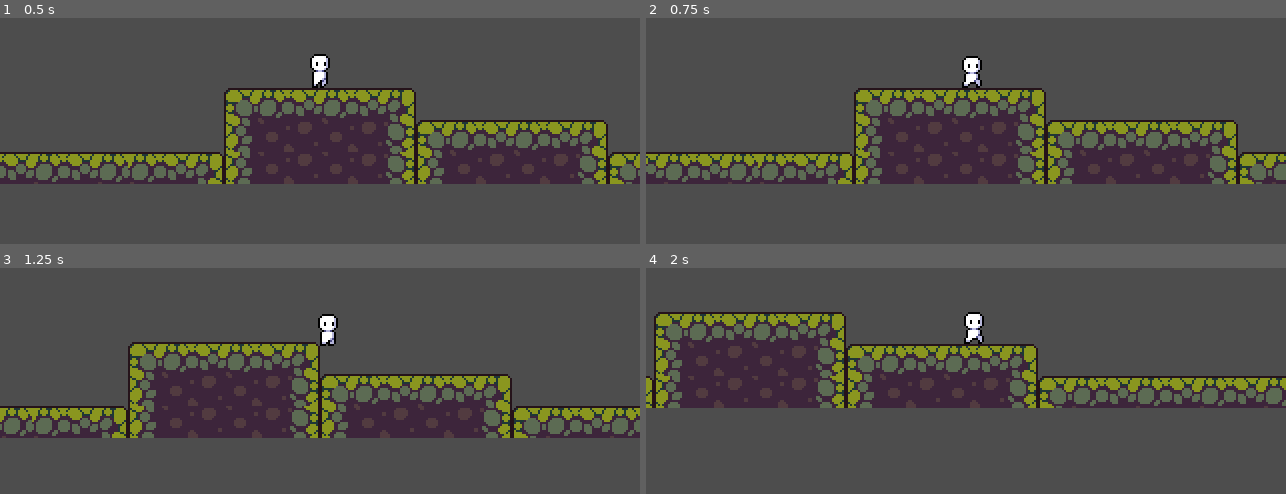
Above: before the commit, frames 1-4 (two rows, left to right).
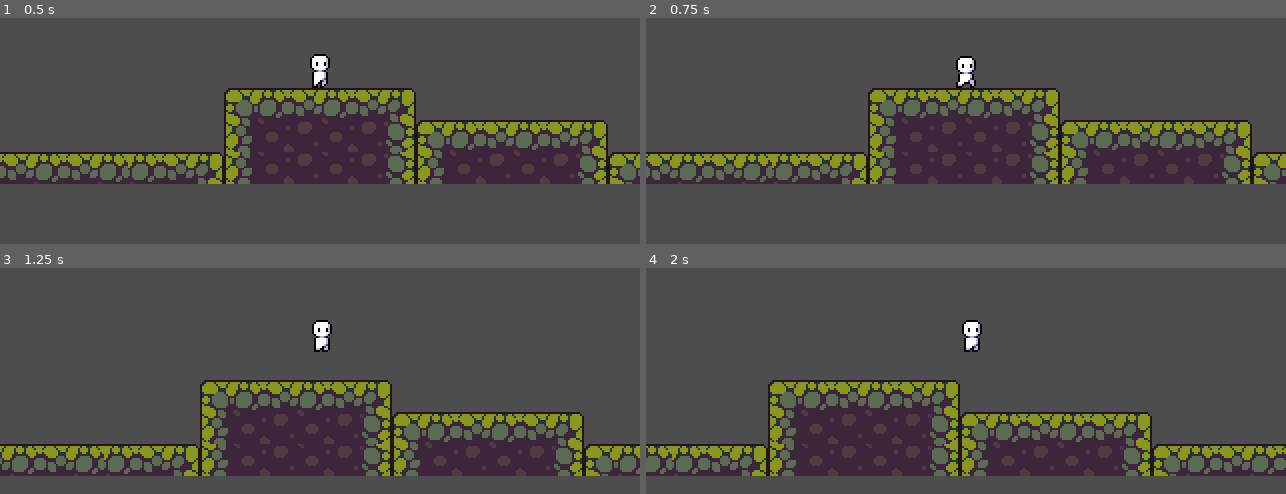
Above: after the commit, the same moments.

Repository: Loltaku/jump
Game: Godot game, scene res://scene/game.tscn
Two runs of this game, one before a commit and one after it. Both use one fixed random seed, a clock stepped at 60 frames per second and the inputs below.
Inputs:
- Up to frame 1 (0.5 s): no input
- Up to frame 2 (0.75 s): tap Enter at 0.5 s; hold Right (move_right) from 0.53 s (still down)
- Up to frame 3 (1.25 s): keep holding Right (move_right); tap C (jump) at 0.77 s
- Up to frame 4 (2 s): keep holding Right (move_right); tap C (jump) at 1.52 s

Frame 1 is identical in both runs. In frame 2, 11% of the frame differs, in the area x 0-100%, y 16-74%; in frame 3, 38%; in frame 4, 47%, in the area x 0-100%, y 19-93%.

Commit message:
还是还是没土狼=  =

Diff:
--- a/scene/player.tscn
+++ b/scene/player.tscn
@@ -109,7 +109,7 @@
 sprite_frames = SubResource("SpriteFrames_hjaqi")
 animation = &"idle"
 autoplay = "idle"
-frame_progress = 0.379115
+frame_progress = 0.0406094
 
 [node name="CollisionShape2D" type="CollisionShape2D" parent="."]
 position = Vector2(0, 4)
--- a/script/player.gd
+++ b/script/player.gd
@@ -3,10 +3,10 @@
 @onready var animated_sprite: AnimatedSprite2D = $AnimatedSprite2D
 
 #region 常量配置
-const MAX_SPEED := 80.0        # 水平移动最大速度
-const ACCELERATION := 600.0    # 加速度（像素/秒²）
-const DECELERATION := 1200.0   # 减速度（像素/秒²）
-const JUMP_VELOCITY := -200.0  # 跳跃初速度
+const MAX_SPEED := 100.0        # 水平移动最大速度
+const ACCELERATION := 70.0    # 加速度（像素/秒²）
+const DECELERATION := 150.0   # 减速度（像素/秒²）
+const JUMP_VELOCITY := -250.0  # 跳跃初速度
 const AIR_CONTROL := 0.5       # 空中移动控制系数
 #endregion
 
